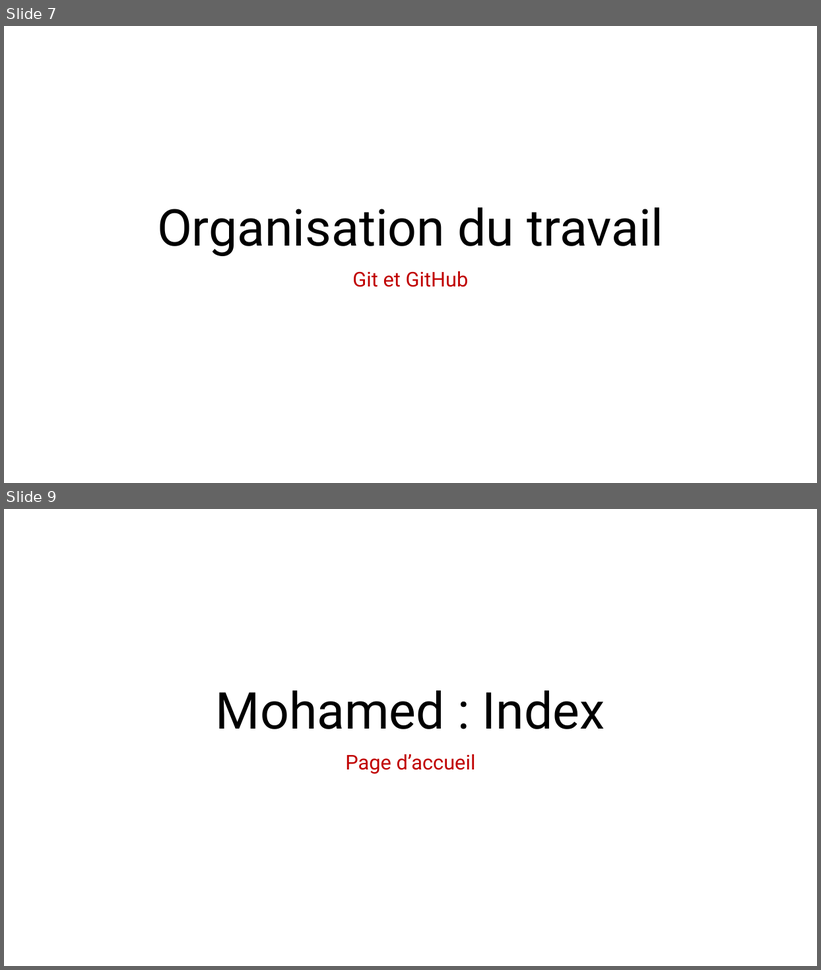
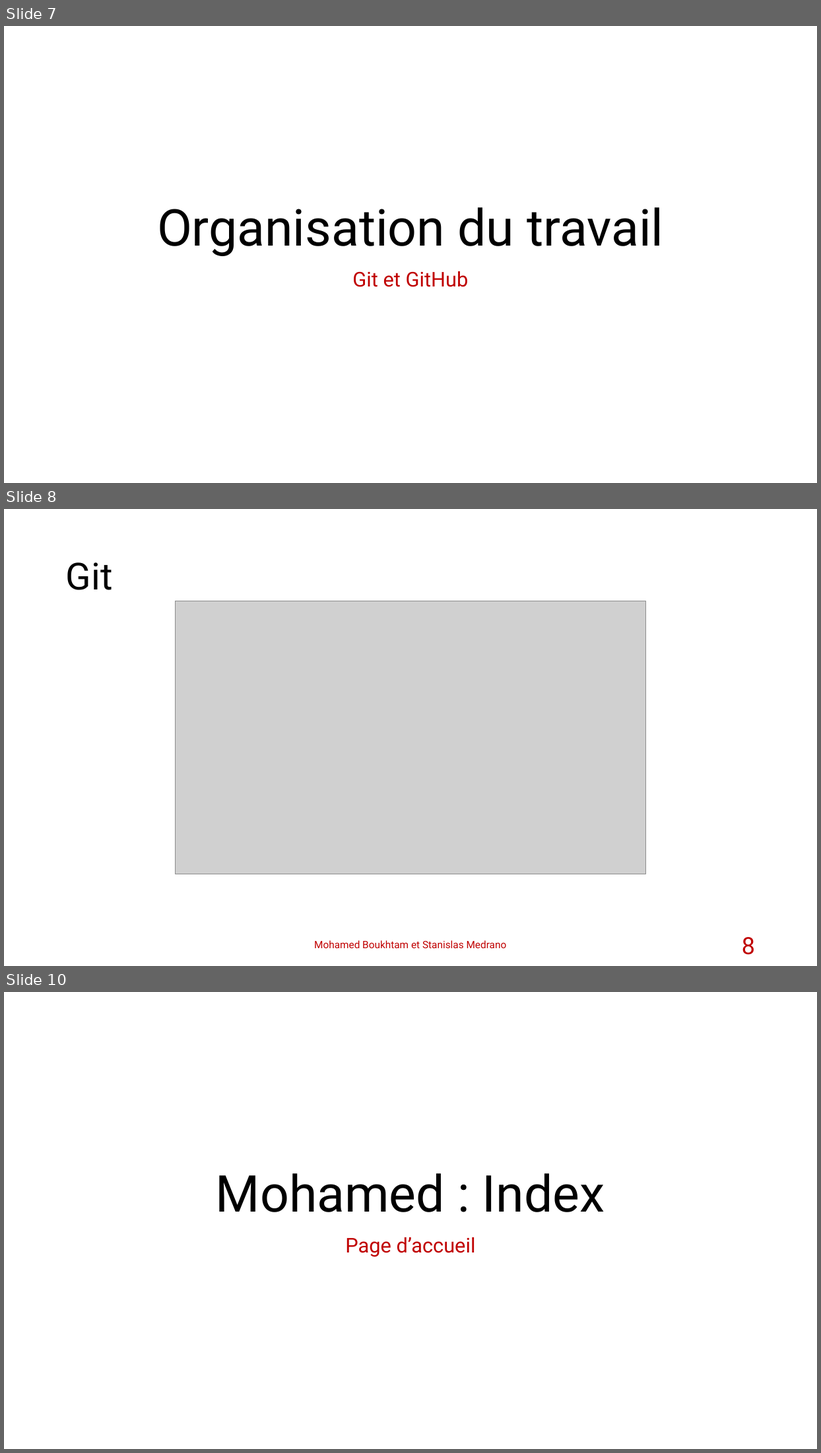
Before and after one commit to stanfrbd/stcodin, a slide deck: documents/Projet_Codin_StanislasMedrano_MohamedBoukhtam.pptx. Shown one above the other, each under a label of ours: slides 7 and 9 before the commit, slides 7, 8 and 10 after it; the slides between them are not shown. The pictures are 821x970 and 821x1453 pixels, drawn with LibreOffice and Linux fonts; fonts in the diff are those of the drawing; grey boxes stand for pictures; background and template pictures are left out. Boxes give left, top, right and bottom in pixels: in the first picture for what was removed or moved away, otherwise in the second. Text is boxed around its words. In the diff, an @@ line names an element or a change of style, - is before the commit and + after.

```diff
--- a/documents/Projet_Codin_StanislasMedrano_MohamedBoukhtam.pptx
+++ b/documents/Projet_Codin_StanislasMedrano_MohamedBoukhtam.pptx
@@ slide 8 added at (x1=4, y1=509, x2=817, y2=966), background #FFFFFF @@
@@ title added at (x1=66, y1=562, x2=113, y2=590), 44 pt, text #000000 @@
+Git
@@ picture added at (x1=176, y1=601, x2=646, y2=875) @@
@@ text added at (x1=314, y1=941, x2=507, y2=949), 12 pt, text #C00000 @@
+Mohamed Boukhtam et Stanislas Medrano
@@ page number added at (x1=742, y1=937, x2=755, y2=955), 28 pt, text #C00000 @@
+8
@@ what was slide 9 is now slide 10 @@
```
Also in this commit, not shown: 1 slide changed.
